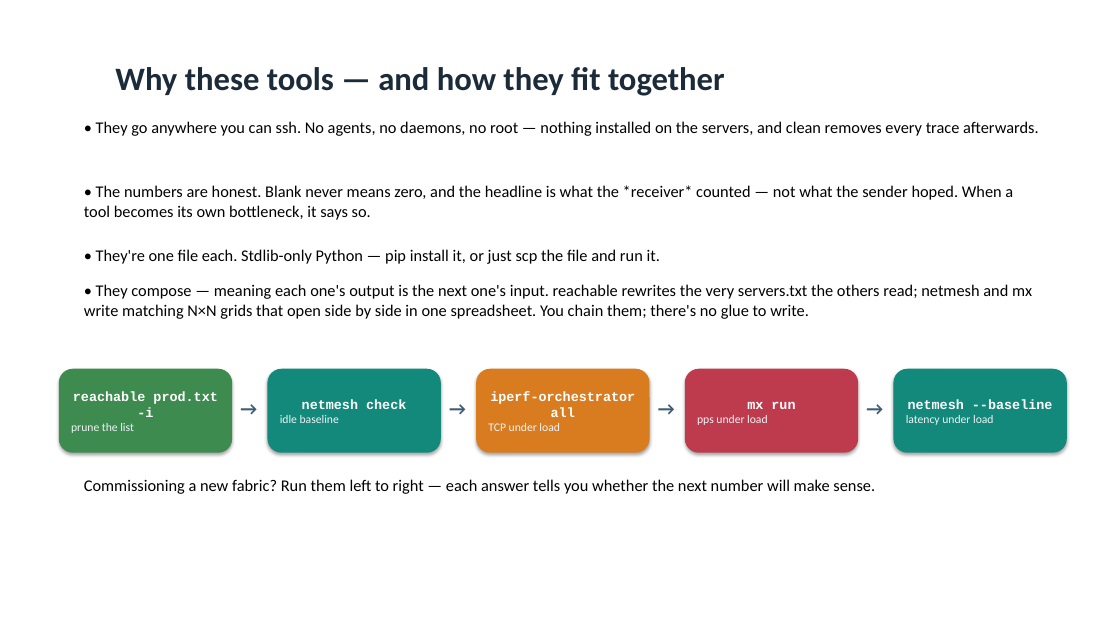
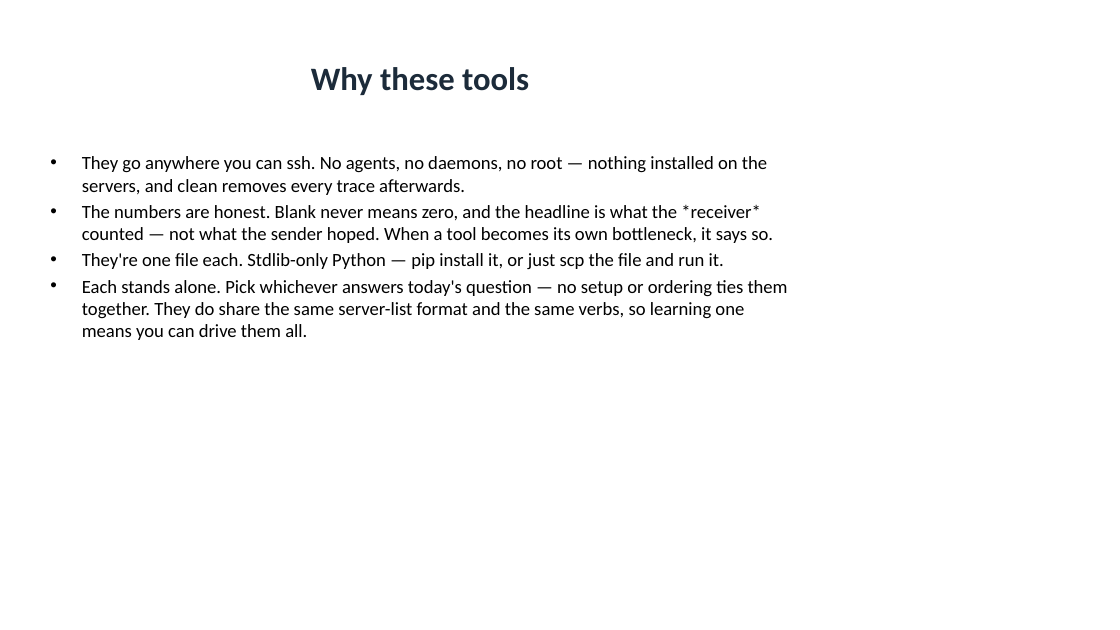
Before and after one commit to MartinGallagher-code/presentations, a slide deck: slide 3 of network-testing/network_testing.pptx. Drawn at 1120x630 pixels with LibreOffice and Linux fonts; fonts in the diff are those of the drawing. Boxes give left, top, right and bottom in pixels: in the first picture for what was removed or moved away, otherwise in the second. Text is boxed around its words. In the diff, an @@ line names an element or a change of style, - is before the commit and + after.

```diff
--- a/network-testing/network_testing.pptx
+++ b/network-testing/network_testing.pptx
@@ title at bbox=[311, 67, 529, 95]: text changed @@
-Why these tools — and how they fit together
+Why these tools
@@ text at bbox=[82, 156, 788, 340]: text changed; size 14 to 16 pt @@
-• They go anywhere you can ssh. No agents, no daemons, no root — nothing installed on the servers, and clean removes every trace afterwards.
+• They go anywhere you can ssh. No agents, no daemons, no root — nothing installed on the servers, and clean removes every trace afterwards.
+• The numbers are honest. Blank never means zero, and the headline is what the *receiver* counted — not what the sender hoped. When a tool becomes its own bottleneck, it says so.
+• They're one file each. Stdlib-only Python — pip install it, or just scp the file and run it.
+• Each stands alone. Pick whichever answers today's question — no setup or ordering ties them together. They do share the same server-list format and the same verbs, so learning one means you can drive them all.
@@ text removed at bbox=[84, 185, 1013, 220] @@
-• The numbers are honest. Blank never means zero, and the headline is what the *receiver* counted — not what the sender hoped. When a tool becomes its own bottleneck, it says so.
@@ text removed at bbox=[96, 249, 660, 264] @@
-• They're one file each. Stdlib-only Python — pip install it, or just scp the file and run it.
@@ text removed at bbox=[84, 284, 1032, 319] @@
-• They compose — meaning each one's output is the next one's input. reachable rewrites the very servers.txt the others read; netmesh and mx write matching N×N grids that open side by side in one spreadsheet. You chain them; there's no glue to write.
@@ rounded rectangle removed at bbox=[59, 369, 232, 453] @@
-reachable prod.txt -i
-prune the list
@@ rounded rectangle removed at bbox=[267, 369, 440, 453] @@
-netmesh check
-idle baseline
@@ rounded rectangle removed at bbox=[476, 369, 649, 453] @@
-iperf-orchestrator all
-TCP under load
@@ rounded rectangle removed at bbox=[685, 369, 858, 453] @@
-mx run
-pps under load
@@ rounded rectangle removed at bbox=[894, 369, 1067, 453] @@
-netmesh --baseline
-latency under load
@@ text removed at bbox=[232, 392, 267, 426] @@
-→
@@ text removed at bbox=[441, 392, 476, 426] @@
-→
@@ text removed at bbox=[649, 392, 685, 426] @@
-→
@@ text removed at bbox=[859, 392, 894, 426] @@
-→
@@ text removed at bbox=[84, 479, 875, 494] @@
-Commissioning a new fabric? Run them left to right — each answer tells you whether the next number will make sense.
```
Also in this commit, not shown: 1 other file.
